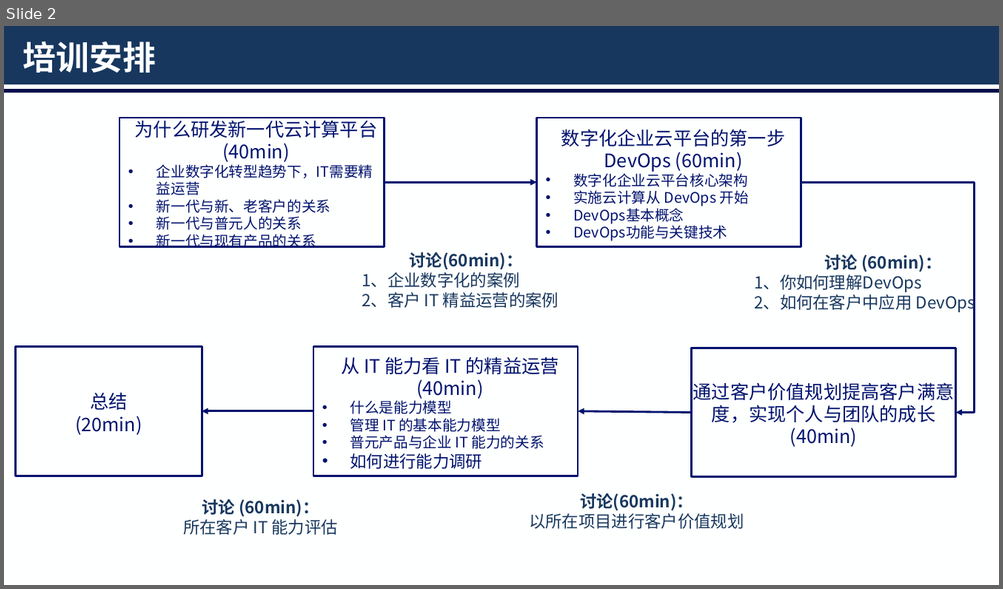
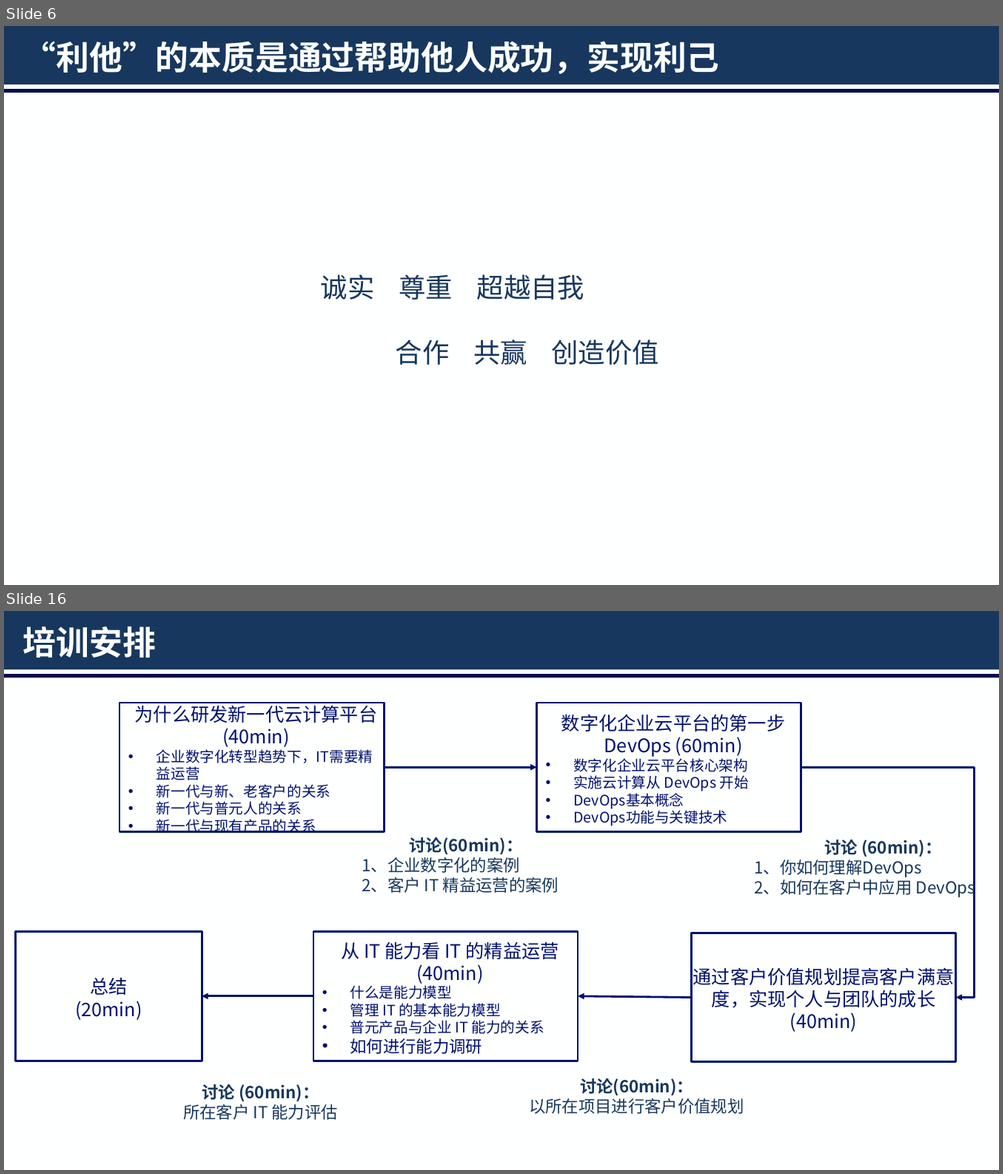
Before and after one commit to Jinzy/Primetonkb, a slide deck: 经验技巧总结/演讲：客户价值规划/客户价值规划.pptx. Shown one above the other, each under a label of ours: slide 2 before the commit, slides 6 and 16 after it; the slides between them are not shown. The pictures are 1003x589 and 1003x1174 pixels, drawn with LibreOffice and Linux fonts; fonts in the diff are those of the drawing; background and template pictures are left out. Boxes give left, top, right and bottom in pixels: in the first picture for what was removed or moved away, otherwise in the second. Text is boxed around its words. In the diff, an @@ line names an element or a change of style, - is before the commit and + after.

```diff
--- a/经验技巧总结/演讲：客户价值规划/客户价值规划.pptx
+++ b/经验技巧总结/演讲：客户价值规划/客户价值规划.pptx
@@ slide 6 added at (x1=4, y1=26, x2=999, y2=585), background #FEFFFF; not listed: 2 template elements that a slide beside it also shows @@
@@ title added at (x1=23, y1=41, x2=720, y2=74), 32 pt, text #FEFFFF, bold @@
+“利他”的本质是通过帮助他人成功，实现利己
@@ text added at (x1=321, y1=275, x2=660, y2=365), 26 pt, text #17375E @@
+诚实 尊重 超越自我
+合作 共赢 创造价值
@@ what was slide 2 is now slide 16 @@
```
Also in this commit, not shown: 1 slide changed, 13 other slides added.
